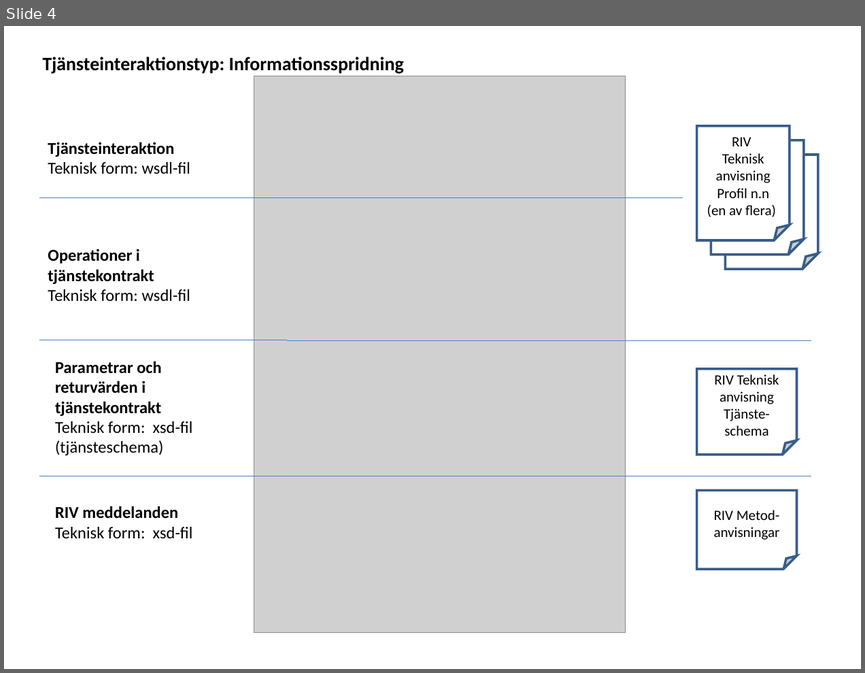
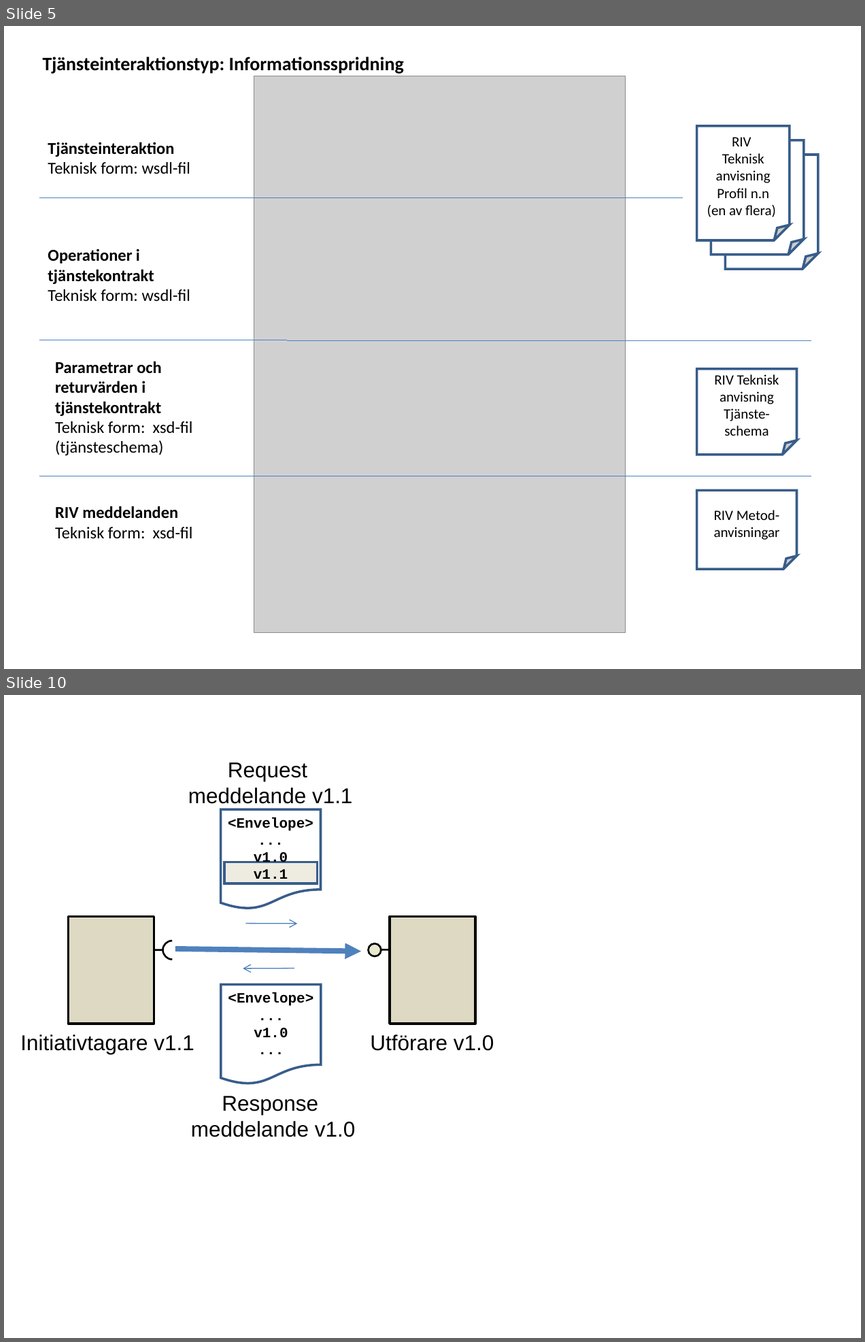
Before and after one commit to admstar/rivta, a slide deck: site/www/images/RIV-förvaltning, Illustrationer.ppt. Shown one above the other, each under a label of ours: slide 4 before the commit, slides 5 and 10 after it; the slides between them are not shown. The pictures are 865x673 and 865x1342 pixels, drawn with LibreOffice and Linux fonts; fonts in the diff are those of the drawing; grey boxes stand for pictures. Boxes give left, top, right and bottom in pixels: in the first picture for what was removed or moved away, otherwise in the second. Text is boxed around its words. In the diff, an @@ line names an element or a change of style, - is before the commit and + after.

```diff
--- a/site/www/images/RIV-förvaltning, Illustrationer.ppt
+++ b/site/www/images/RIV-förvaltning, Illustrationer.ppt
@@ slide 10 added at bbox=[4, 695, 861, 1338], background #FFFFFF @@
@@ text added at bbox=[188, 762, 353, 804], 18 pt, text #000000 @@
+Request
+meddelande v1.1
@@ flow chart document added at bbox=[221, 809, 321, 909], fill #FFFFFF, outline #385D8A 2.01 pt @@
@@ text added at bbox=[228, 817, 313, 884], 12 pt, text #000000, bold @@
+<Envelope>
+...
+v1.0
+v1.1
@@ rectangle added at bbox=[224, 862, 317, 883], fill #EEECE1, outline #385D8A 2.01 pt @@
@@ rectangle added at bbox=[68, 916, 154, 1023], fill #DDD9C3, outline #000000 2.01 pt @@
@@ rectangle added at bbox=[390, 916, 475, 1023], fill #DDD9C3, outline #000000 2.01 pt @@
@@ arrow added from (245, 923) to (297, 923), #4A7EBB 0.74 pt @@
@@ line added from (163, 949) to (139, 949), #000000 1.5 pt @@
@@ freeform shape added at bbox=[162, 941, 172, 950], outline #000000 1.5 pt @@
@@ freeform shape added at bbox=[162, 949, 172, 959], outline #000000 1.5 pt @@
@@ arrow added from (175, 949) to (361, 951), #4F81BD 4.51 pt @@
@@ ellipse added at bbox=[368, 943, 381, 956], fill #E9E8D0, outline #000000 1.5 pt @@
@@ line added from (409, 949) to (381, 949), #000000 1.5 pt @@
@@ arrow added from (294, 968) to (243, 968), #4A7EBB 0.74 pt @@
@@ flow chart document added at bbox=[221, 985, 321, 1085], fill #FFFFFF, outline #385D8A 2.01 pt @@
@@ text added at bbox=[228, 992, 313, 1038], 12 pt, text #000000, bold @@
+<Envelope>
+...
+v1.0
+...
@@ text added at bbox=[20, 1034, 194, 1054], 18 pt, text #000000 @@
+Initiativtagare v1.1
@@ text added at bbox=[370, 1034, 494, 1051], 18 pt, text #000000 @@
+Utförare v1.0
@@ text added at bbox=[191, 1096, 356, 1137], 18 pt, text #000000 @@
+Response
+meddelande v1.0
@@ what was slide 4 is now slide 5 @@
```
Also in this commit, not shown: 1 slide changed, 5 other slides added, 11 other files.
